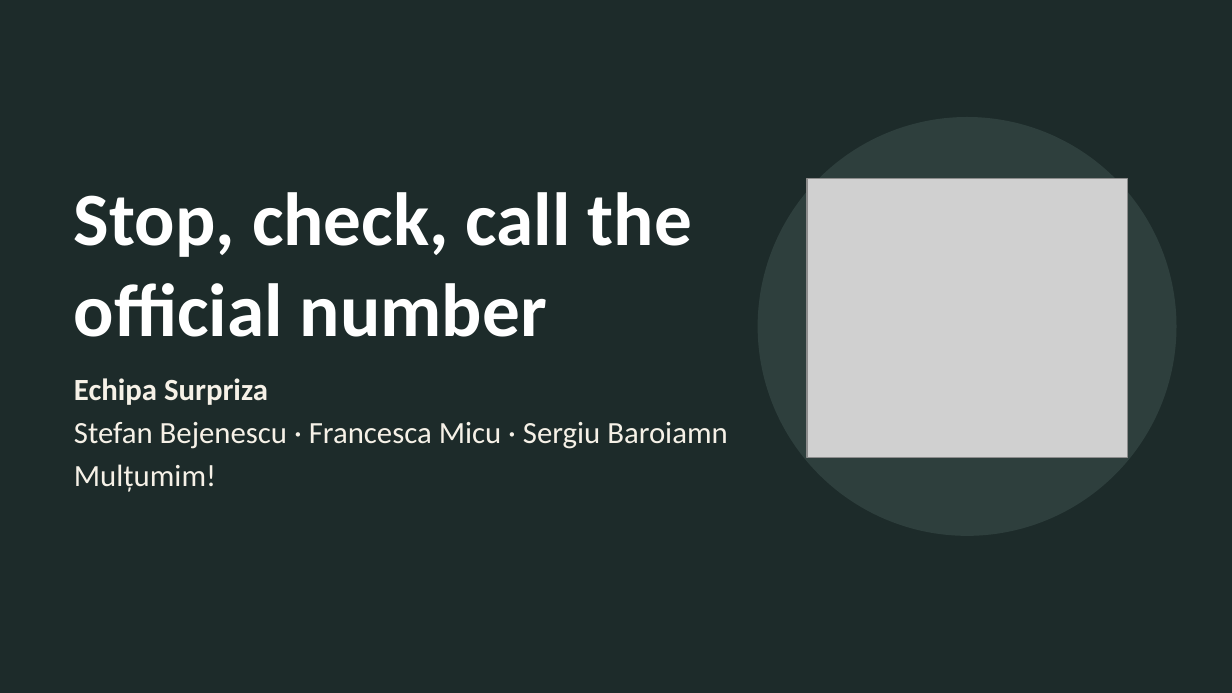
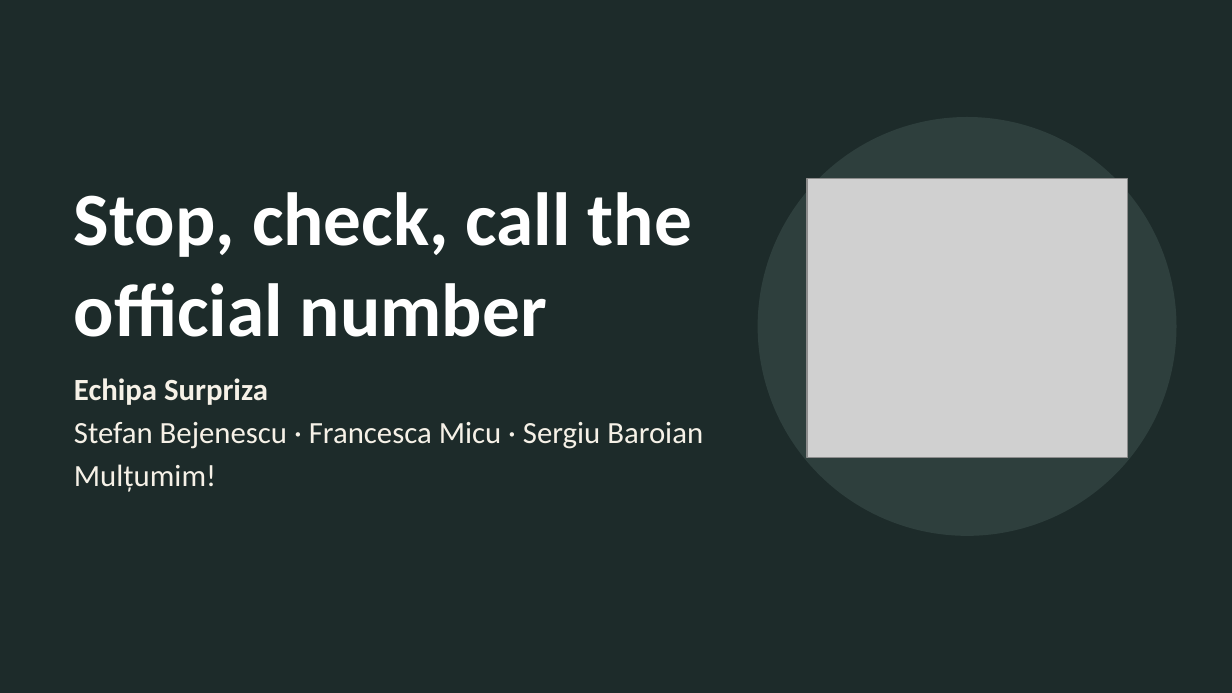
Before and after one commit to Sergiuxsz/scam-shield, a slide deck: slide 15 of pitch/Scam_Shield_Pitch.pptx. Drawn at 1232x693 pixels with LibreOffice and Linux fonts; fonts in the diff are those of the drawing; grey boxes stand for pictures. Boxes give left, top, right and bottom in pixels: in the first picture for what was removed or moved away, otherwise in the second. Text is boxed around its words. In the diff, an @@ line names an element or a change of style, - is before the commit and + after.

```diff
--- a/pitch/Scam_Shield_Pitch.pptx
+++ b/pitch/Scam_Shield_Pitch.pptx
@@ text at (x1=74, y1=422, x2=703, y2=449): text changed @@
-Stefan Bejenescu · Francesca Micu · Sergiu Baroiamn
+Stefan Bejenescu · Francesca Micu · Sergiu Baroian
```
Also in this commit, not shown: 3 other files.
